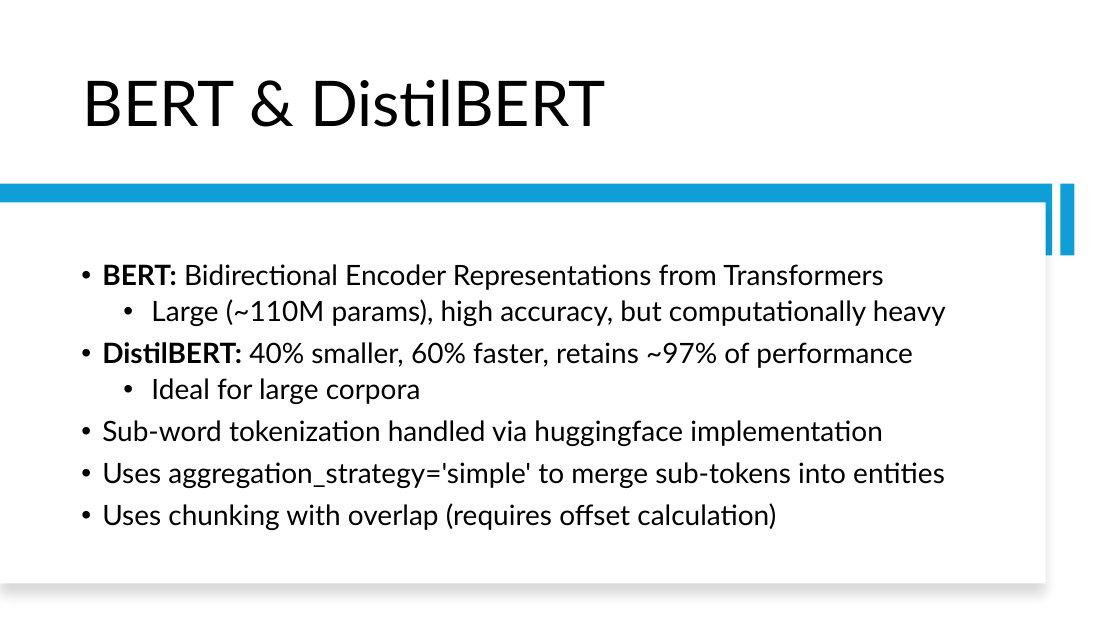
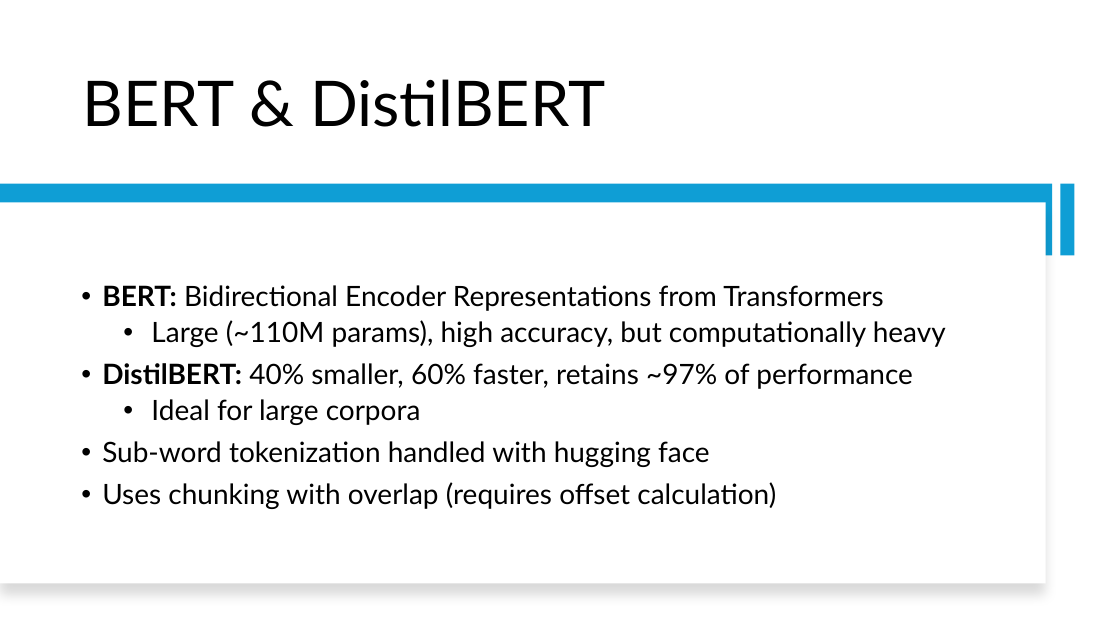
Before and after one commit to kiliankoeck/NLP, a slide deck: slide 4 of NLP-Group18.pptx. Drawn at 1120x630 pixels with LibreOffice and Linux fonts; fonts in the diff are those of the drawing. Boxes give left, top, right and bottom in pixels: in the first picture for what was removed or moved away, otherwise in the second. Text is boxed around its words. In the diff, an @@ line names an element or a change of style, - is before the commit and + after.

```diff
--- a/NLP-Group18.pptx
+++ b/NLP-Group18.pptx
@@ text at (x1=102, y1=441, x2=710, y2=467): text changed @@
-• Sub-word tokenization handled via huggingface implementation
-• Uses aggregation_strategy='simple' to merge sub-tokens into entities
+• Sub-word tokenization handled with hugging face
```
Also in this commit, not shown: 3 other slides changed.
